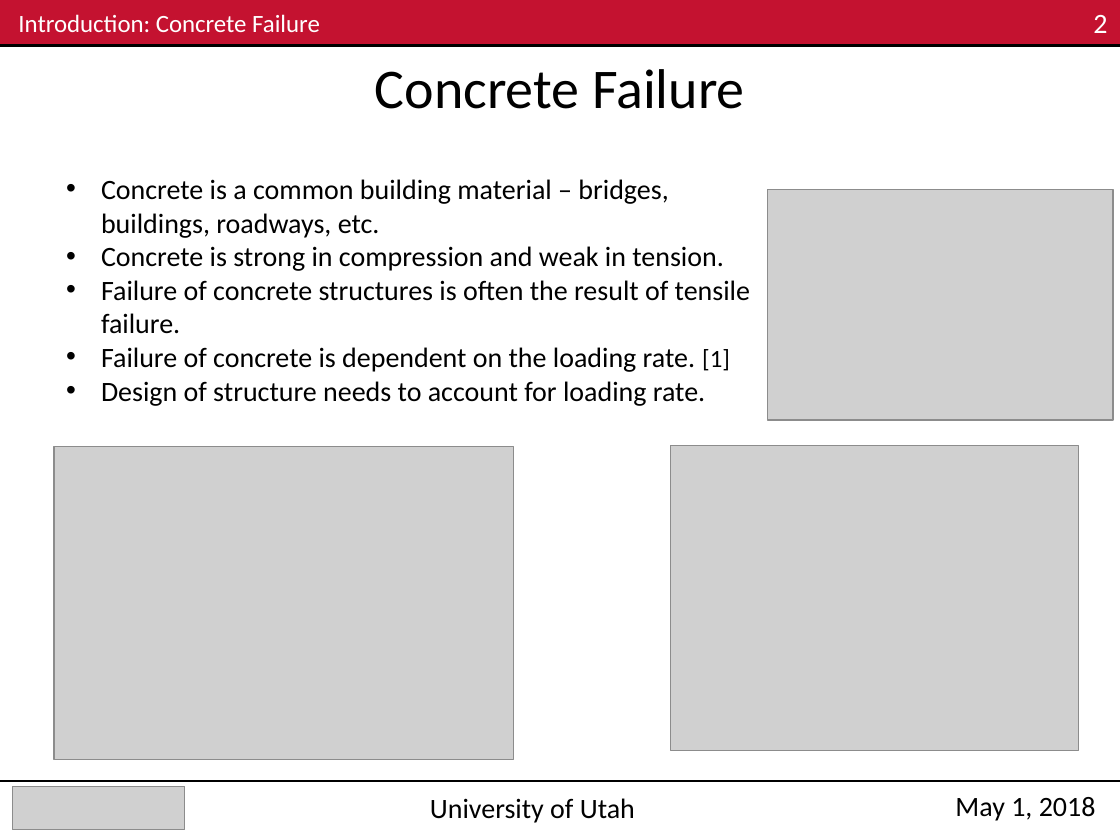
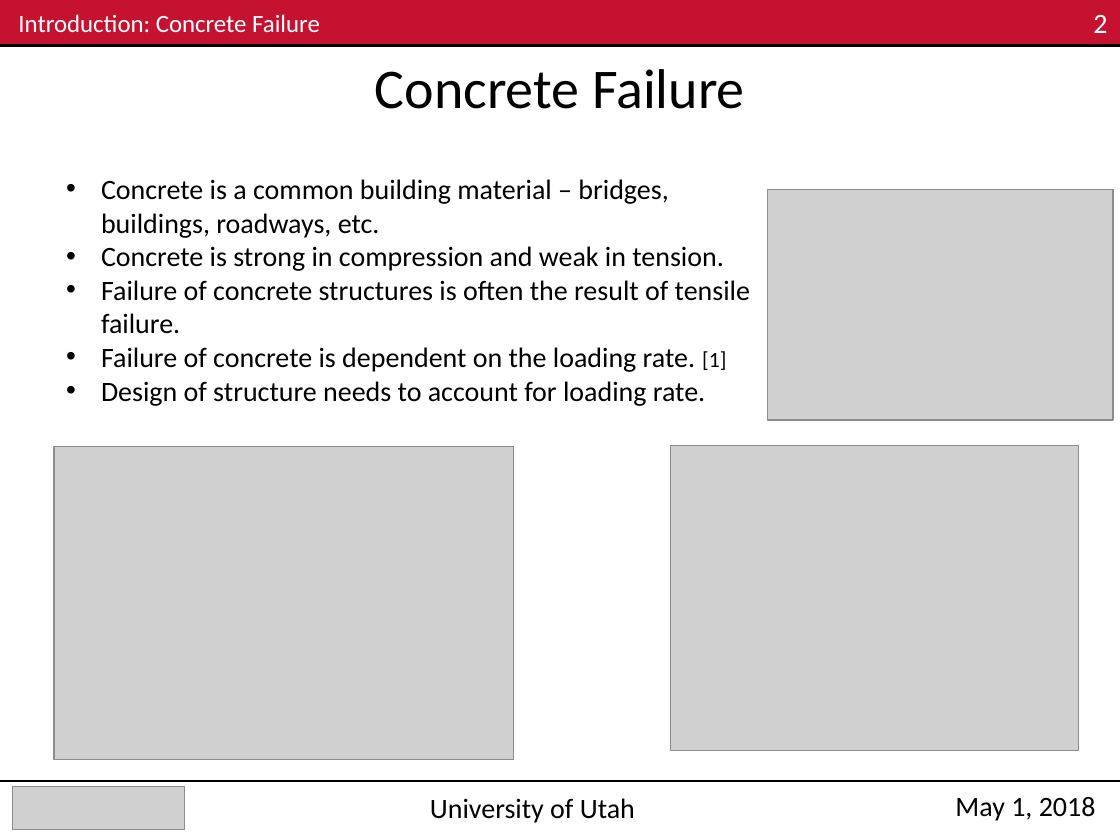
Before and after one commit to Mar-ten/PMAA_Fracture, a slide deck: slide 2 of ME EN 6960_Group4_Exp3_Nick_v2.pptx. Drawn at 1120x840 pixels with LibreOffice and Linux fonts; fonts in the diff are those of the drawing; grey boxes stand for pictures. Boxes give left, top, right and bottom in pixels: in the first picture for what was removed or moved away, otherwise in the second. Text is boxed around its words. In the diff, an @@ line names an element or a change of style, - is before the commit and + after.

```diff
--- a/ME EN 6960_Group4_Exp3_Nick_v2.pptx
+++ b/ME EN 6960_Group4_Exp3_Nick_v2.pptx
@@ text at bbox=[101, 347, 726, 372]: size 16 to 14 pt in "[1]" @@
```
Also in this commit, not shown: 5 other slides changed, 2 other files.
